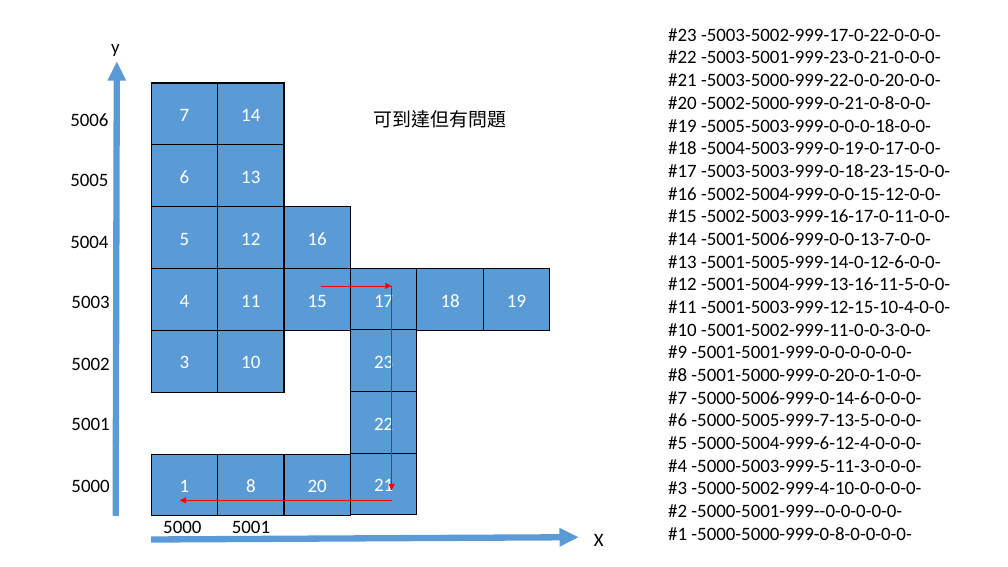
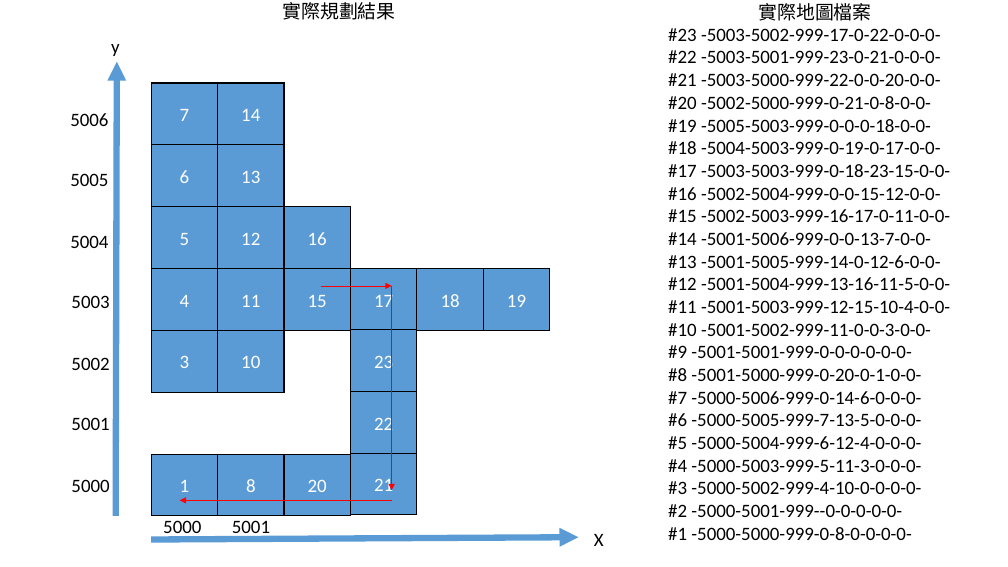
Before and after one commit to mskhrk/nttu_smartCar, a slide deck: slide 8 of document/運作流程圖.pptx (slide 5 before the commit). Drawn at 1008x567 pixels with LibreOffice and Linux fonts; fonts in the diff are those of the drawing. Boxes give left, top, right and bottom in pixels: in the first picture for what was removed or moved away, otherwise in the second. Text is boxed around its words. In the diff, an @@ line names an element or a change of style, - is before the commit and + after.

```diff
--- a/document/運作流程圖.pptx
+++ b/document/運作流程圖.pptx
@@ text added at (282, 2, 395, 20), 18 pt, text #000000 @@
+實際規劃結果
@@ text added at (758, 3, 871, 21), 18 pt, text #000000 @@
+實際地圖檔案
@@ text removed at (374, 110, 506, 128) @@
-可到達但有問題
```
Also in this commit, not shown: 9 other slides changed, 4 slides added, 2 slides removed, 3 other files.
